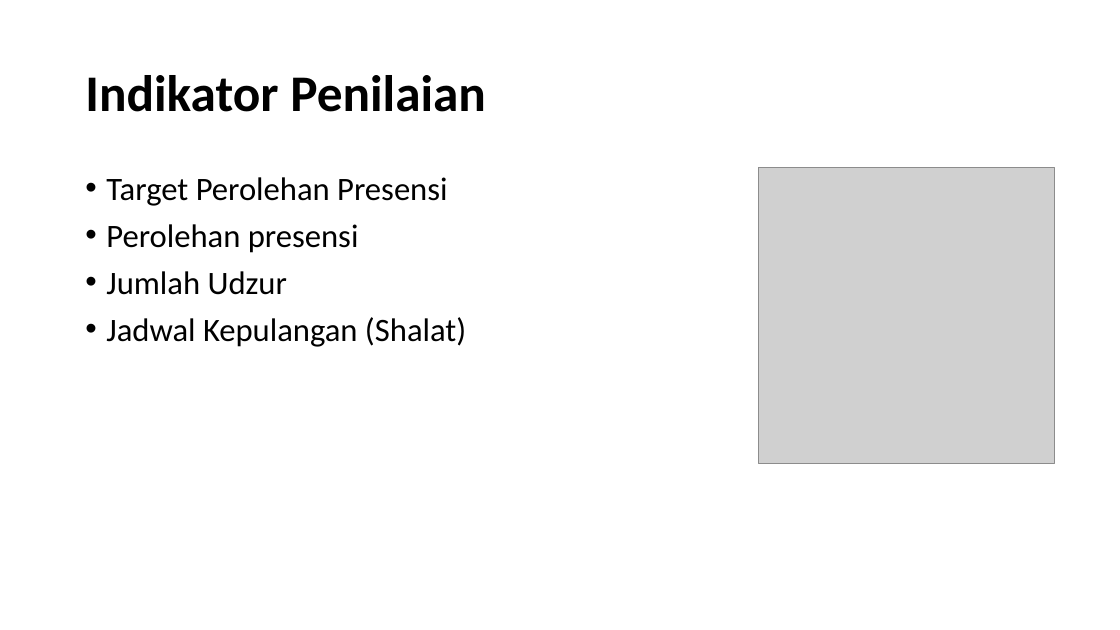
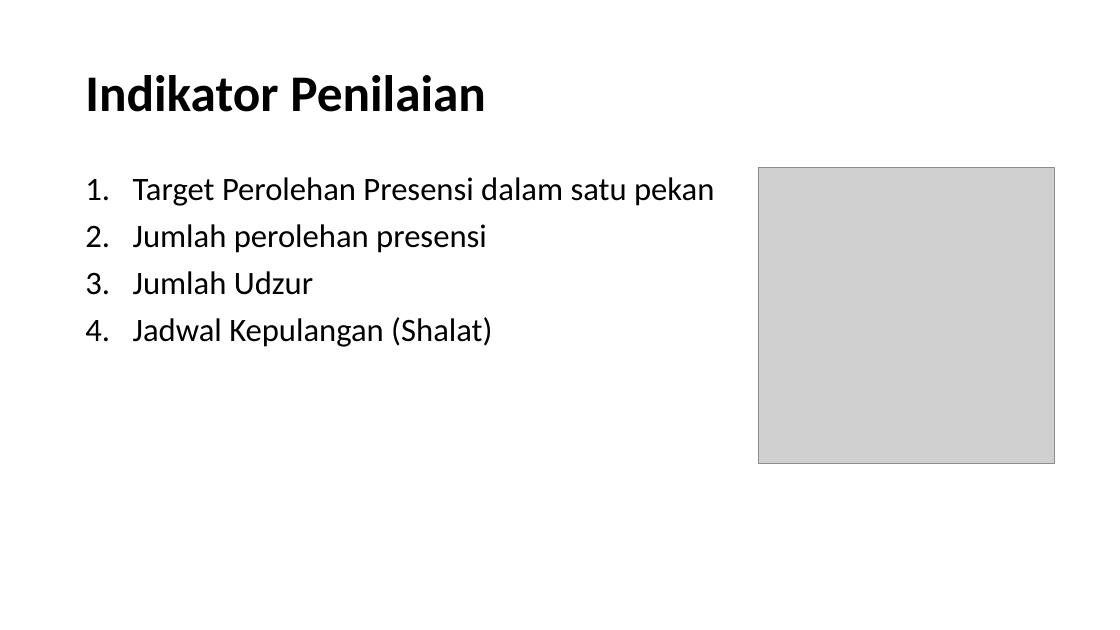
Before and after one commit to YodiYanwar/MY_SKRIPSI, a slide deck: slide 4 of Presentasi.pptx. Drawn at 1120x630 pixels with LibreOffice and Linux fonts; fonts in the diff are those of the drawing; grey boxes stand for pictures. Boxes give left, top, right and bottom in pixels: in the first picture for what was removed or moved away, otherwise in the second. Text is boxed around its words. In the diff, an @@ line names an element or a change of style, - is before the commit and + after.

```diff
--- a/Presentasi.pptx
+++ b/Presentasi.pptx
@@ text at (133, 177, 714, 253): text changed @@
-• Target Perolehan Presensi
-• Perolehan presensi
+1. Target Perolehan Presensi dalam satu pekan
+2. Jumlah perolehan presensi
@@ text at (133, 271, 492, 347): bullet • to 1. @@
```
Also in this commit, not shown: 4 other slides changed, 1 slide added, 3 slides removed, 13 other files.
